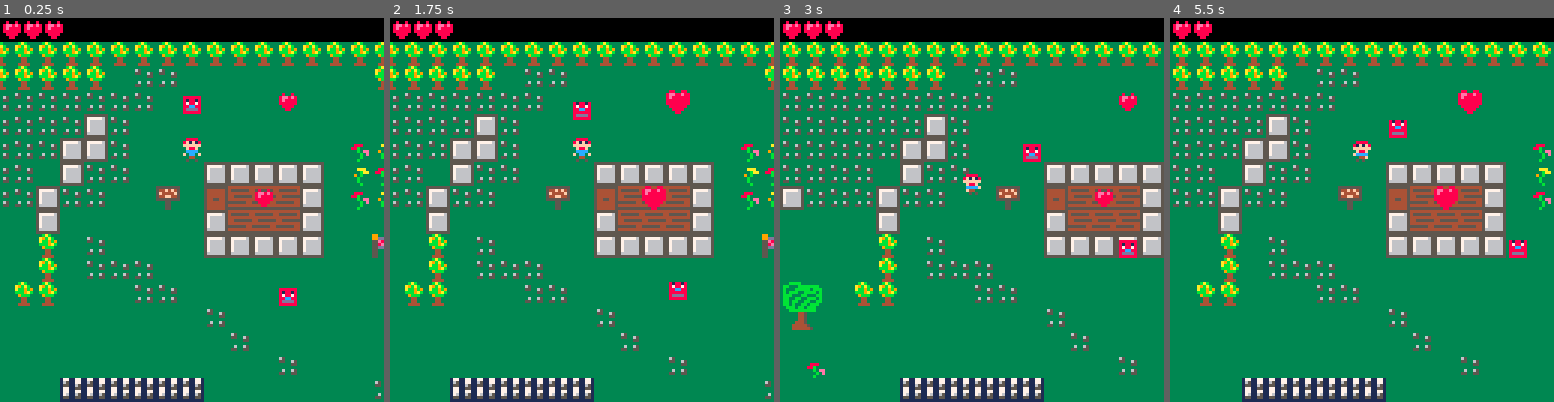
Above: before the commit, frames 1-4 (left to right).
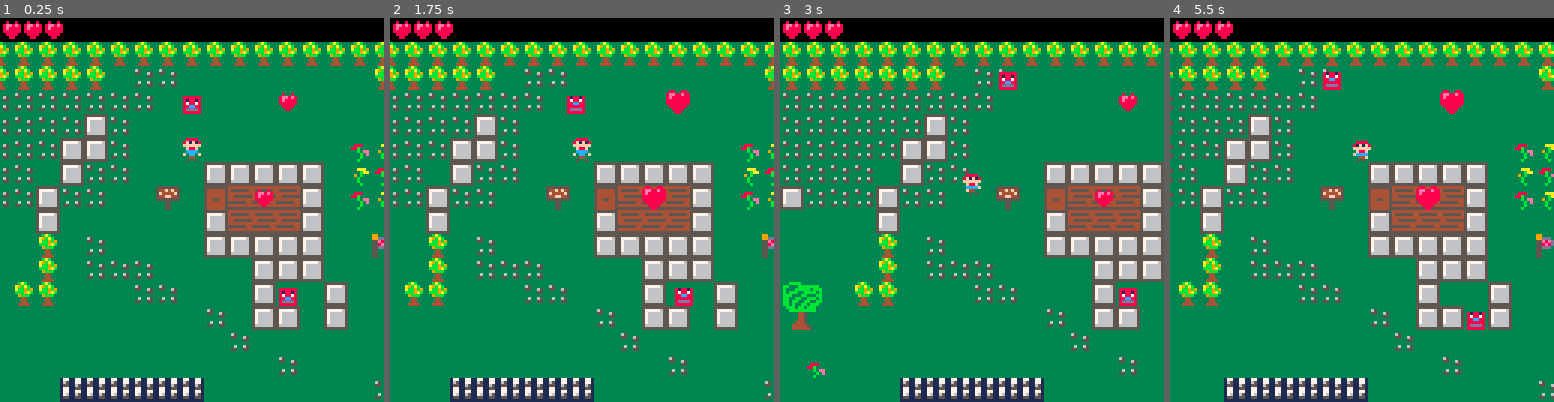
Above: after the commit, the same moments.

Repository: sdegutis/shepherdgame.com
Game: PICO-8 cartridge harbinger.p8
Two runs of this game, one before a commit and one after it. Both use one fixed random seed, a clock stepped at 60 frames per second and the inputs below.
Inputs:
- Up to frame 1 (0.25 s): no input
- Up to frame 2 (1.75 s): no input
- Up to frame 3 (3 s): hold Left 1.97-2.37 s; hold Down 2.42-2.82 s; hold Right from 2.87 s (still down)
- Up to frame 4 (5.5 s): release Right at 3.53 s; hold Up 3.58-4.08 s; hold Right 4.13-4.53 s; hold Down 4.58-5.08 s; hold Left from 5.13 s (still down)

The runs differ from the first frame. In frame 1, 3.1% of the frame differs, in the area x 65-91%, y 62-82%; in frame 2, 3.7%; in frame 3, 3.2%; in frame 4, 30%, in the area x 0-100%, y 0-100%.

Commit message:
Enemies can't go through walls.

Diff:
--- a/harbinger.p8
+++ b/harbinger.p8
@@ -168,20 +168,32 @@
  end
 end
 
+function pick_enemy_dir(e)
+	repeat
+	 local s = 1
+	 if rnd() < .5 then s=-1 end
+	 if rnd() < .5 then
+	  e.dx=s
+	  e.dy=0
+	 else
+	  e.dx=0
+	  e.dy=s
+	 end
+	until notsolidat(e.x + e.dx*8,
+	                 e.y + e.dy*8)
+end
+
+function notsolidat(x1,y1)
+ local s = _sprat(x1,y1)
+ return air(s)
+end
+
 function moveenemies()
 	if t == 0 then
 	 for i = 1, #items do
 	  local e = items[i]
 	  if e.t == 'enemy' then
-	   local s = 1
-	   if rnd(10) < 5 then s=-1 end
-	   if rnd(10) < 5 then
-		   e.dx=s
-		   e.dy=0
-	   else
-		   e.dx=0
-		   e.dy=s
-	   end
+	   pick_enemy_dir(e)
 	  end
 	 end
 	elseif t > 29-8 then
@@ -330,6 +342,12 @@
 function sprat(x1,y1)
  local tx = flr((x+x1) / 8)
  local ty = flr((y+y1) / 8)
+ return mget(tx,ty)
+end
+
+function _sprat(x1,y1)
+ local tx = flr(x1 / 8)
+ local ty = flr(y1 / 8)
  return mget(tx,ty)
 end
 
@@ -530,9 +548,9 @@
 07020202020203030302030300000e00060509050200190b190b000000000000000000000000000000000000000000000000000000000000000000000000000000000000000000000000000000000000000000000000000000000000000000000000000000000000000000000000000000000000000000000000000000070000
 0700001718000000000200000000000002050505020000000000000000000000000000000000000000000000000000000000000000000000000000000000000000000000000000000000000000000000000000000000000000000000000000000000000000000000000000000000000000000000000000000000000000070000
 07000027280000000007000300000000020802020200001200000000000b0000000000000000000000000000000000000000000000000000000000000000000000000000000000000000000000000000000000000000000000000000000000000000000000000000000000000000000000000000000000000000000000070000
-0700001718000000000700030303000000000000000000000000000000000000001900000000000000000000000000000000000000000000000000000000000000000000000000000000000000000000000000000000000000000000000000000000000000000000000000000000000000000000000000000000000000070000
-0700002728171800070700000003030000000015000000000000000000000000000000000000000000000000000000000000000000000000000000000000000000000000000000000000000000000000000000000000000000000000000000000000000000000000000000000000000000000000000000000000000000000700
-0700000000272800000000000000000003000000000000000019000000000000000017180000000000001a1d1d1b00000000000000000000000000000000000000000000000000000000000000000000000000000000000000000000000000000000000000000000000000000000000000000000000000000000000000000700
+0700001718000000000700030303000000000202020000000000000000000000001900000000000000000000000000000000000000000000000000000000000000000000000000000000000000000000000000000000000000000000000000000000000000000000000000000000000000000000000000000000000000070000
+0700002728171800070700000003030000000215000200000000000000000000000000000000000000000000000000000000000000000000000000000000000000000000000000000000000000000000000000000000000000000000000000000000000000000000000000000000000000000000000000000000000000000700
+0700000000272800000000000000000003000202000200000019000000000000000017180000000000001a1d1d1b00000000000000000000000000000000000000000000000000000000000000000000000000000000000000000000000000000000000000000000000000000000000000000000000000000000000000000700
 07000000000000000000000000000000000300000000000000000000000000000000272800000000001a1e29291f1b000000000000000000000000000000000000000000000000000000000000000000000000000000000000000000000000000000000000000000000000000000000000000000000000000000000000000700
 070000000000250000000000000000000000000300000000000000000000000000000000000000001a1e292929291f1b0000000000000000000000000000000000000000000000000000000000000000000000000000000000000000000000000000000000000000000000000000000000000000000000000000000000000007
 070000000000000000001313131313130000000000000003000000000000000000000000000000001c2929292929292d0000000000000000000000000000000000000000000000000000000000000000000000000000000000000000000000000000000000000000000000000000000000000000000000000000000000000007
